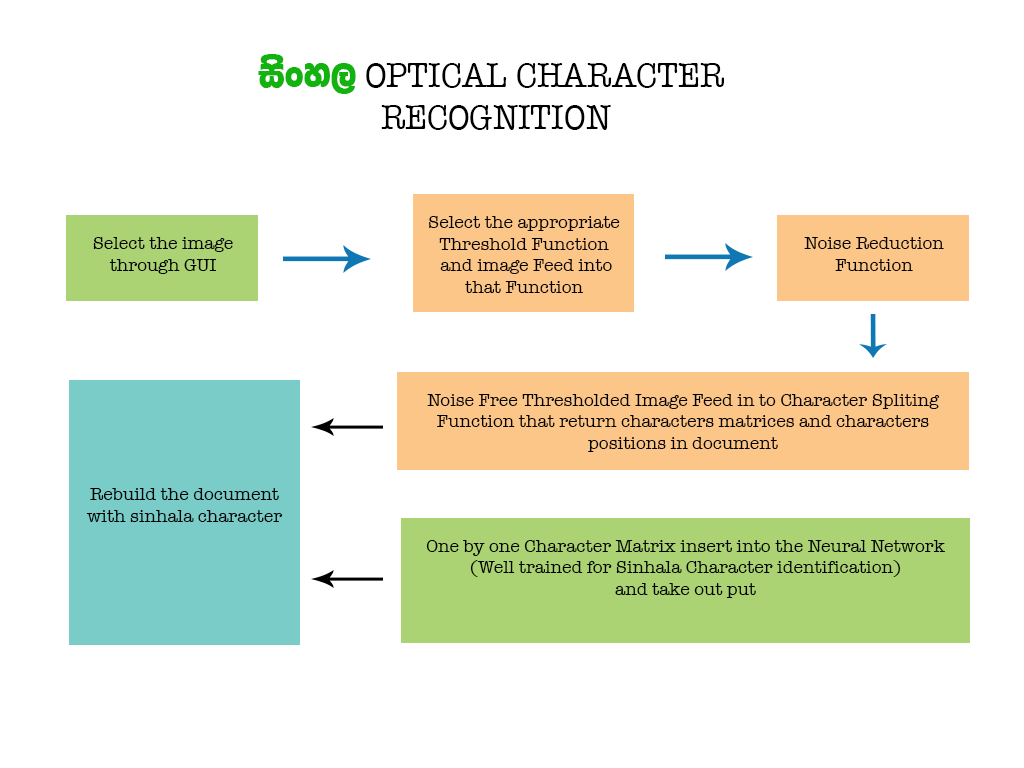
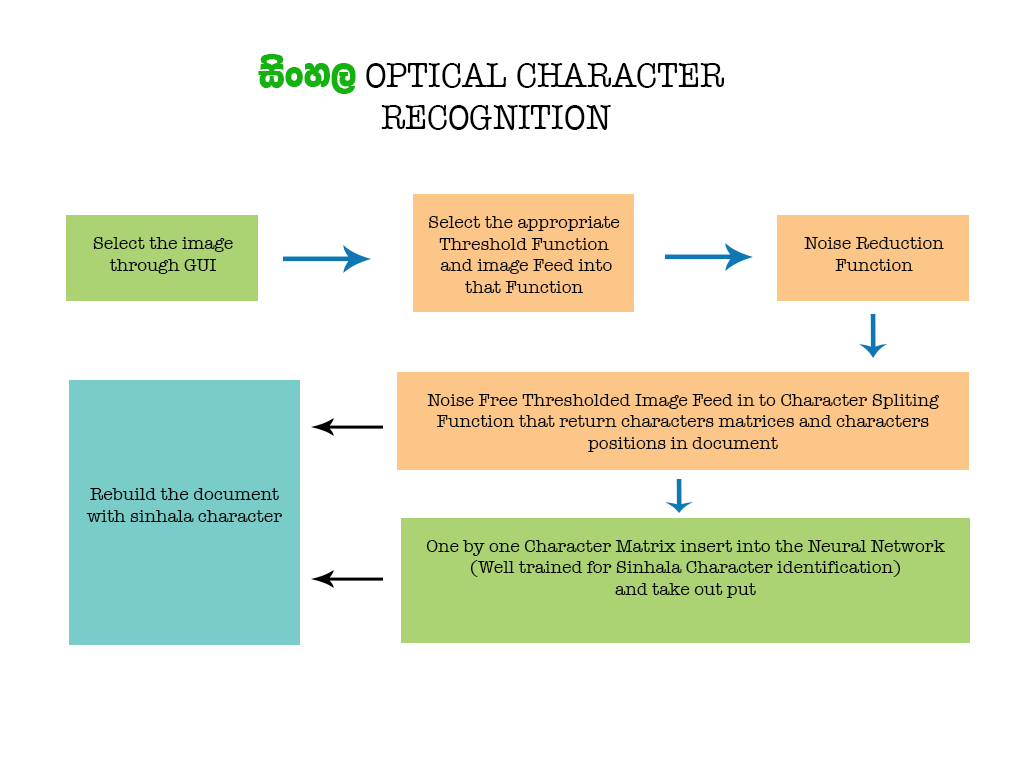
Revision of a layered (1024, 768) image; what changed, layer by layer:
added layer "Shape 1 copy 2" (1st of 2, in "Artboard 1") in group "Artboard 1" over [665, 479, 693, 513]
